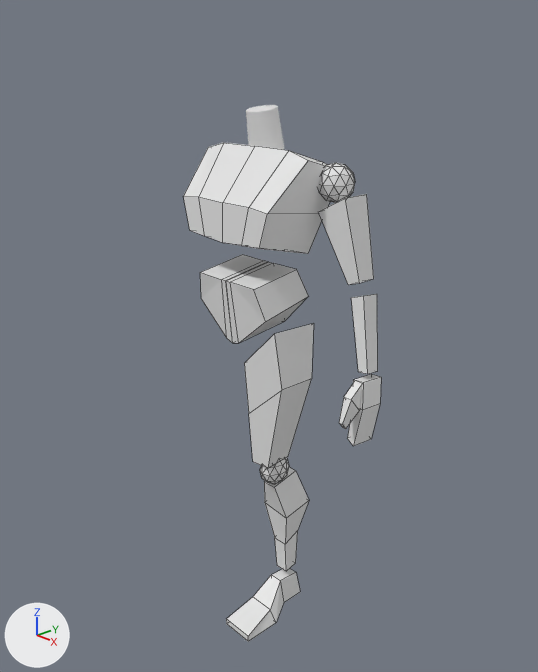
The Blender file AdventurePlayground/MyCharacters/blockchars.blend as it was, and as the next commit left it.
Rendered twice from a camera (50 mm lens) standing at (3.36, -3.03, 2.94) and looking at (0.06, 0.06, 1.24). The axes (+X, +Y, +Z) are drawn at lower left. The lights are the same throughout. Mesh edges are drawn as thin lines on the coarser meshes.
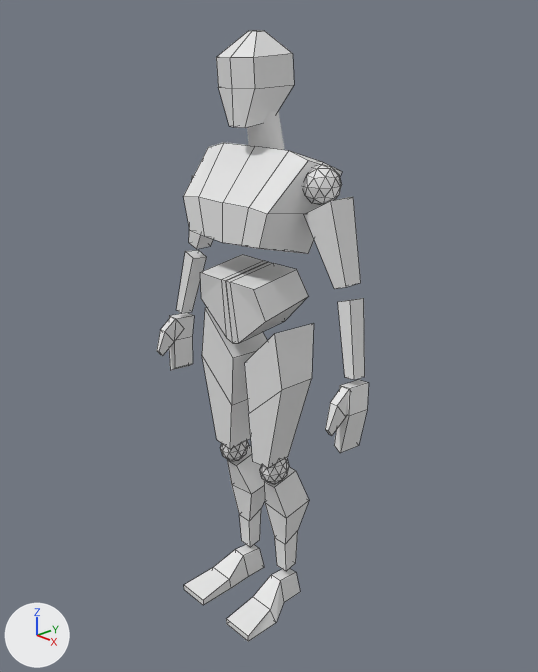
Where the change shows, as pixel boxes (x1, y1, x2, y2) in the pictures (538 x 672 px):
'Cube', modifiers changed (59% wider, 10% taller): before (244, 323, 314, 468); after (202, 308, 314, 468)
'Cube.009', added: after (216, 30, 294, 128)
'Cube.001', modifiers changed (80% wider, 21% taller): before (264, 467, 309, 571); after (227, 445, 309, 571)
'Cube.005', moved, modifiers changed: before (318, 194, 374, 285); after (189, 175, 361, 289)
'Cube.002', modifiers changed (56% wider, 33% taller): before (226, 569, 300, 641); after (184, 545, 300, 641)
'Cube.006', moved, modifiers changed: before (351, 294, 378, 374); after (176, 250, 365, 380)
'Cube.007', moved, modifiers changed: before (347, 374, 381, 446); after (169, 313, 368, 453)
'Icosphere.001', moved, modifiers changed: before (318, 162, 355, 203); after (304, 164, 342, 205)
'Cube.008', moved, modifiers changed: before (339, 382, 362, 429); after (157, 318, 348, 435)
'Icosphere', modifiers changed (133% wider, 63% taller): before (260, 458, 289, 484); after (220, 441, 289, 484)

Edits to the bpy script that builds the scene:
```text
Add me_cube_013:
    me_cube_013.from_pydata([(0.45, -0.99, -1.12), (0.21, -0.2, 1.0), (0.45, 0.36, -1.0), (0.21, 0.16, 1.0), (1.0, 0.82, 0.51), (1.0, 0.91, -0.19), (1.0, -1.08, 0.42), (1.0, -1.01, -0.25), (0.0, 0.45, -1.0), (0.0, 0.21, 1.0), (0.0, -1.16, -1.12), (0.0, -0.21, 1.0), (0.0, -1.18, -0.25), (0.0, -1.27, 0.42), (0.0, 1.12, -0.19), (0.0, 1.0, 0.51)], [], [(15, 9, 3, 4), (4, 3, 1, 6), (8, 2, 0, 10), (2, 5, 7, 0), (5, 4, 6, 7), (8, 14, 5, 2), (14, 15, 4, 5), (7, 6, 13, 12), (0, 7, 12, 10), (3, 9, 11, 1), (6, 1, 11, 13)])
Change ob_cube:
    add _m = ob_cube.modifiers.new('Mirror', 'MIRROR')
    add _m.mirror_object = ob_cube_003
Change ob_icosphere:
    add _m = ob_icosphere.modifiers.new('Mirror', 'MIRROR')
    add _m.mirror_object = ob_cube_003
Change ob_cube_001:
    add _m = ob_cube_001.modifiers.new('Mirror', 'MIRROR')
    add _m.mirror_object = ob_cube_003
Change ob_cube_002:
    add _m = ob_cube_002.modifiers.new('Mirror', 'MIRROR')
    add _m.mirror_object = ob_cube_003
Change ob_icosphere_001:
    ob_icosphere_001.location: (0.46, 0.208, 2.252) -> (0.46, 0.09, 2.252)
    add _m = ob_icosphere_001.modifiers.new('Mirror', 'MIRROR')
    add _m.mirror_object = ob_cube_004
Change ob_cube_005:
    ob_cube_005.location: (0.596, 0.208, 1.935) -> (0.596, 0.09, 1.935)
    add _m = ob_cube_005.modifiers.new('Mirror', 'MIRROR')
    add _m.mirror_object = ob_cube_004
Change ob_cube_006:
    ob_cube_006.location: (0.767, 0.175, 1.418) -> (0.767, 0.056, 1.418)
    add _m = ob_cube_006.modifiers.new('Mirror', 'MIRROR')
    add _m.mirror_object = ob_cube_004
Change ob_cube_007:
    ob_cube_007.location: (0.83, 0.126, 1.083) -> (0.83, 0.008, 1.083)
    add _m = ob_cube_007.modifiers.new('Mirror', 'MIRROR')
    add _m.mirror_object = ob_cube_004
Change ob_cube_008:
    ob_cube_008.location: (0.825, 0.046, 1.083) -> (0.825, -0.072, 1.083)
    add _m = ob_cube_008.modifiers.new('Mirror', 'MIRROR')
    add _m.mirror_object = ob_cube_004
Add ob_cube_009:
    ob_cube_009 = bpy.data.objects.new('Cube.009', me_cube_013)
    ob_cube_009.location = (-0.003, 0.023, 2.824)
    ob_cube_009.scale = (0.158, 0.158, 0.242)
    _m = ob_cube_009.modifiers.new('Mirror', 'MIRROR')
    _m.use_clip = True
```
